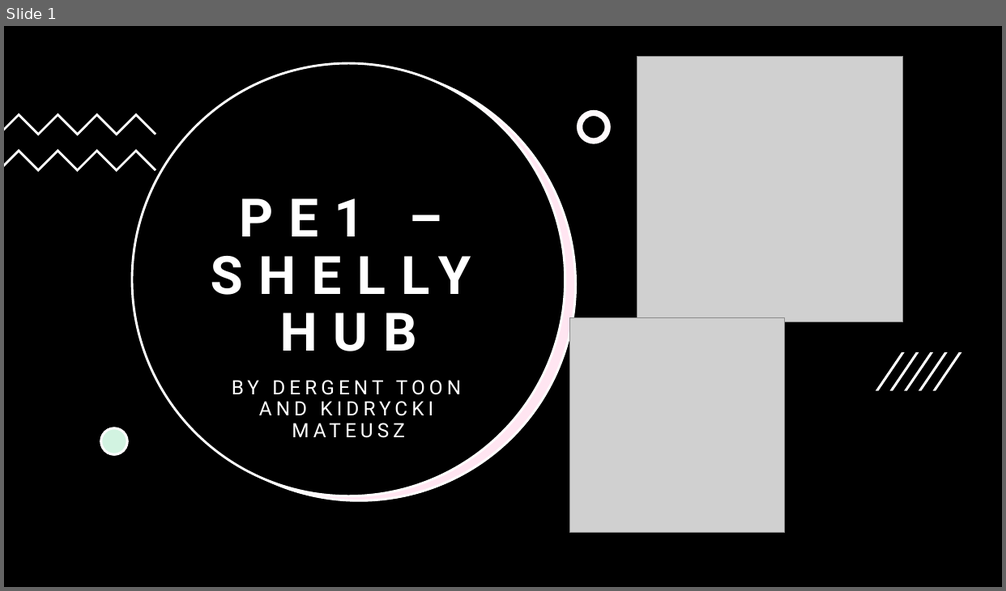
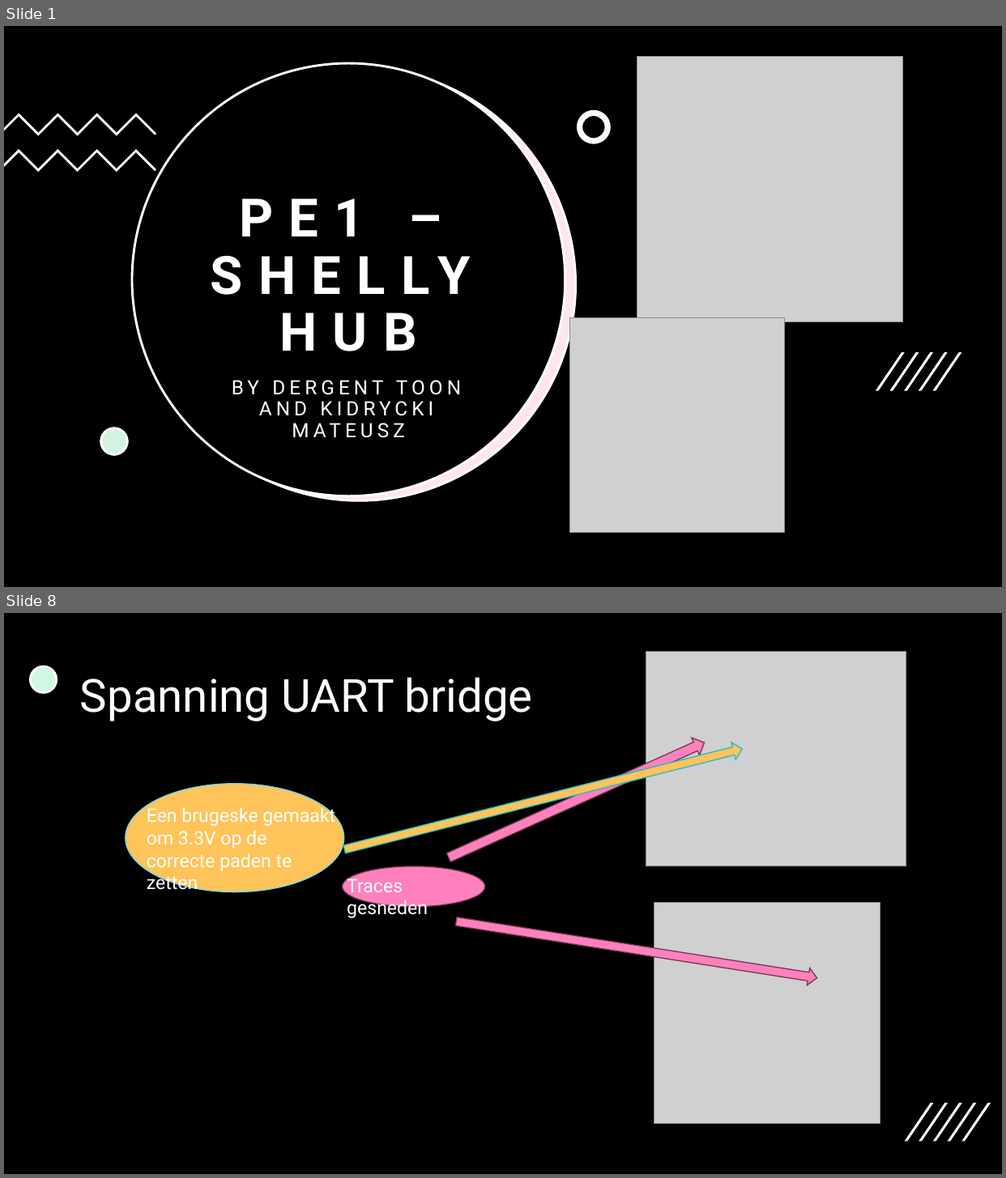
Before and after one commit to Matrixiem637/Practice-Enterprise-1, a slide deck: Verslag/Powerpoint PE.pptx. Shown one above the other, each under a label of ours: slide 1 before the commit, slides 1 and 8 after it; the slides between them are not shown. The pictures are 1006x591 and 1006x1178 pixels, drawn with LibreOffice and Linux fonts; fonts in the diff are those of the drawing; grey boxes stand for pictures. Boxes give left, top, right and bottom in pixels: in the first picture for what was removed or moved away, otherwise in the second. Text is boxed around its words. In the diff, an @@ line names an element or a change of style, - is before the commit and + after.

```diff
--- a/Verslag/Powerpoint PE.pptx
+++ b/Verslag/Powerpoint PE.pptx
@@ slide 8 added at [4, 613, 1002, 1174], background #000000 @@
@@ picture added at [646, 652, 906, 867] @@
@@ ellipse added at [30, 666, 57, 692], fill #CFF7E1, outline #FFFFFF 2.25 pt @@
@@ title added at [80, 677, 533, 722], 44 pt, text #FFFFFF @@
+Spanning UART bridge
@@ right arrow added at [445, 734, 709, 867], fill #FF80BD, outline #703853 1 pt @@
@@ right arrow added at [342, 740, 744, 858], fill #FFC459, outline #1EB9D3 1 pt @@
@@ ellipse added at [126, 784, 344, 892], fill #FFC459, outline #72D9EB 1 pt @@
@@ text added at [147, 806, 335, 871], 18 pt, text #FFFFFF @@
+Een brugeske gemaakt om 3.3V op de correcte paden te zetten
@@ ellipse added at [343, 867, 485, 907], fill #FF80BD, outline #703853 1 pt @@
@@ text added at [347, 875, 428, 919], 18 pt, text #FFFFFF @@
+Traces gesneden
@@ picture added at [654, 903, 880, 1123] @@
@@ right arrow added at [455, 914, 818, 987], fill #FF80BD, outline #703853 1 pt @@
@@ group added at [905, 1103, 991, 1142]: 5 freeform shapes @@
```
Also in this commit, not shown: 1 slide changed, 9 other slides added, 2 slides removed, 20 other files.
